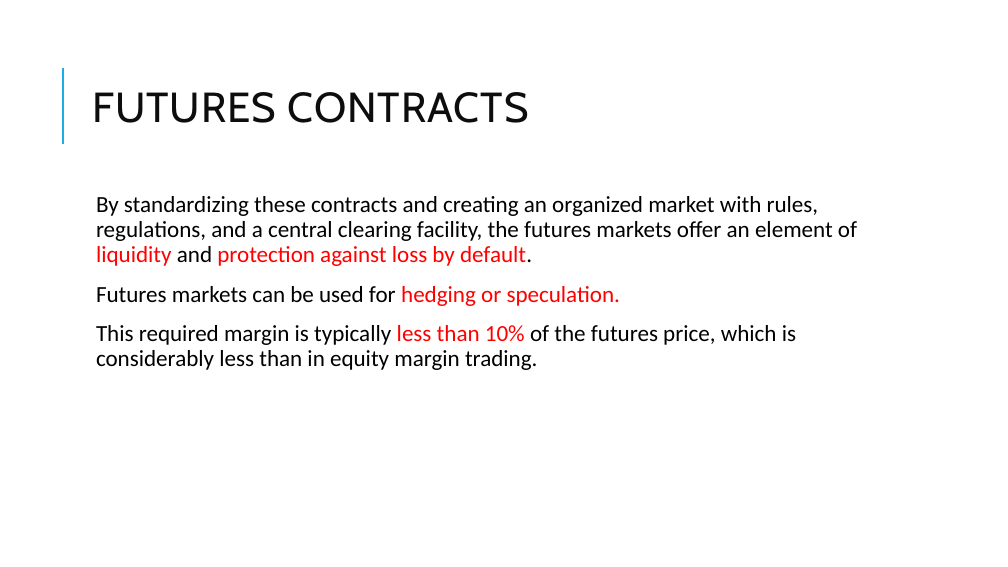
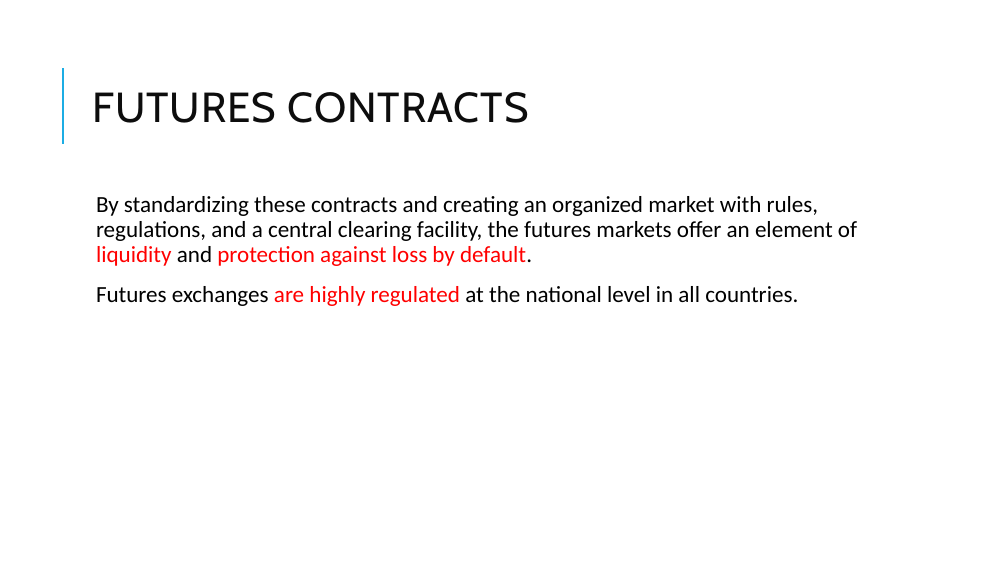
Before and after one commit to Isco0530/data, a slide deck: slide 14 of Derivatives.pptx. Drawn at 1008x567 pixels with LibreOffice and Linux fonts; fonts in the diff are those of the drawing. Boxes give left, top, right and bottom in pixels: in the first picture for what was removed or moved away, otherwise in the second. Text is boxed around its words. In the diff, an @@ line names an element or a change of style, - is before the commit and + after.

```diff
--- a/Derivatives.pptx
+++ b/Derivatives.pptx
@@ text at (96, 286, 798, 306): text changed @@
-  Futures markets can be used for hedging or speculation.
-  This required margin is typically less than 10% of the futures price, which is considerably less than in equity margin trading.
+  Futures exchanges are highly regulated at the national level in all countries.
```
Also in this commit, not shown: 3 other slides changed, 1 other file.
